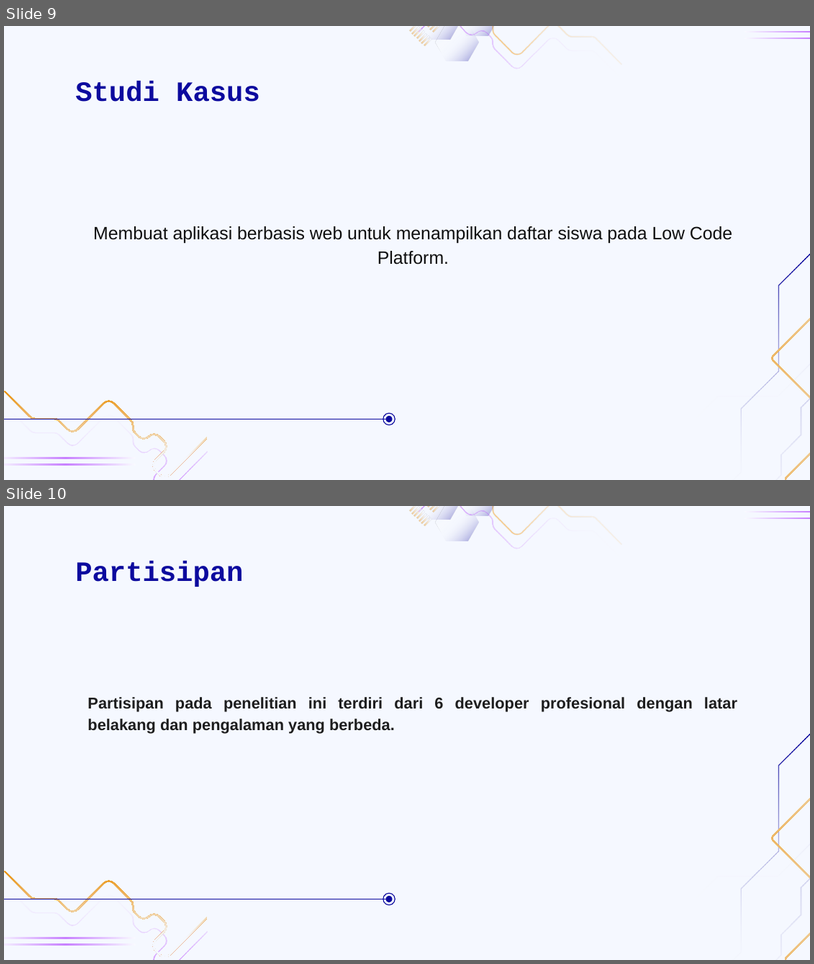
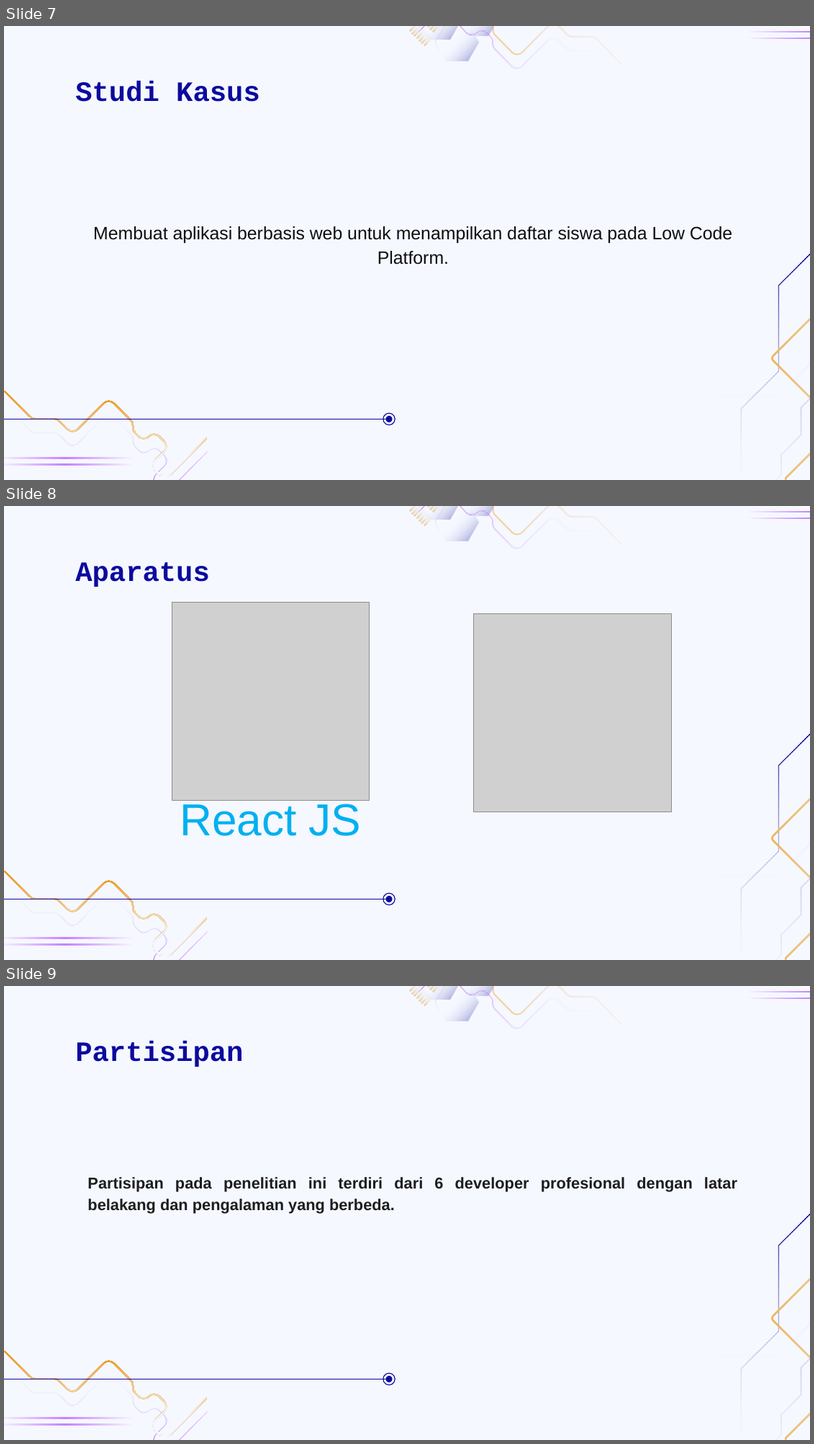
Before and after one commit to tdimk2023p/final-project-nrahmatd, a slide deck: Power Point/Low Code Platform for Improve Human Interaction.pptx. Shown one above the other, each under a label of ours: slides 9 and 10 before the commit, slides 7, 8 and 9 after it. The pictures are 814x964 and 814x1444 pixels, drawn with LibreOffice and Linux fonts; fonts in the diff are those of the drawing; grey boxes stand for pictures; background and template pictures are left out. Boxes give left, top, right and bottom in pixels: in the first picture for what was removed or moved away, otherwise in the second. Text is boxed around its words. In the diff, an @@ line names an element or a change of style, - is before the commit and + after.

```diff
--- a/Power Point/Low Code Platform for Improve Human Interaction.pptx
+++ b/Power Point/Low Code Platform for Improve Human Interaction.pptx
@@ slide 8 added at (4, 506, 810, 960), background #F5F8FF; not listed: 23 template elements that a slide beside it also shows @@
@@ title added at (75, 562, 209, 587), 25 pt, text #0C0A9E, bold @@
+Aparatus
@@ picture added at (172, 602, 369, 800) @@
@@ picture added at (474, 614, 671, 811) @@
@@ text added at (180, 800, 362, 836), 40 pt, text #00B0F0 @@
+React JS
@@ group added at (4, 870, 395, 960): 2 freeform shapes, 2 ellipses, 1 line @@
@@ what was slide 9 is now slide 7 @@
@@ what was slide 10 is now slide 9 @@
```
Also in this commit, not shown: 8 slides changed, 4 other slides added, 2 slides removed, 4 other files.
